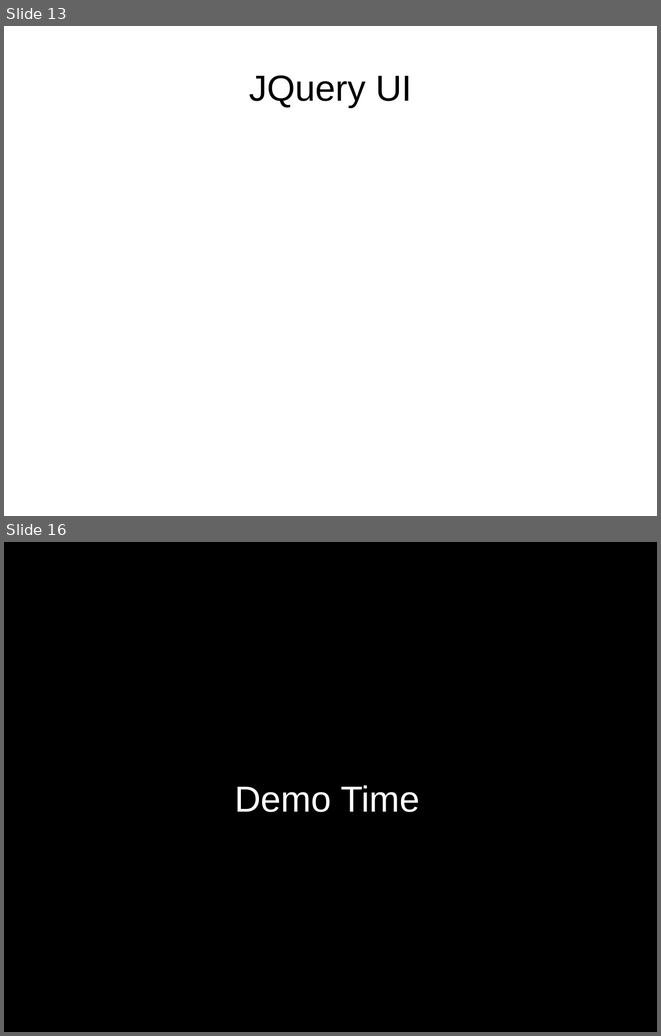
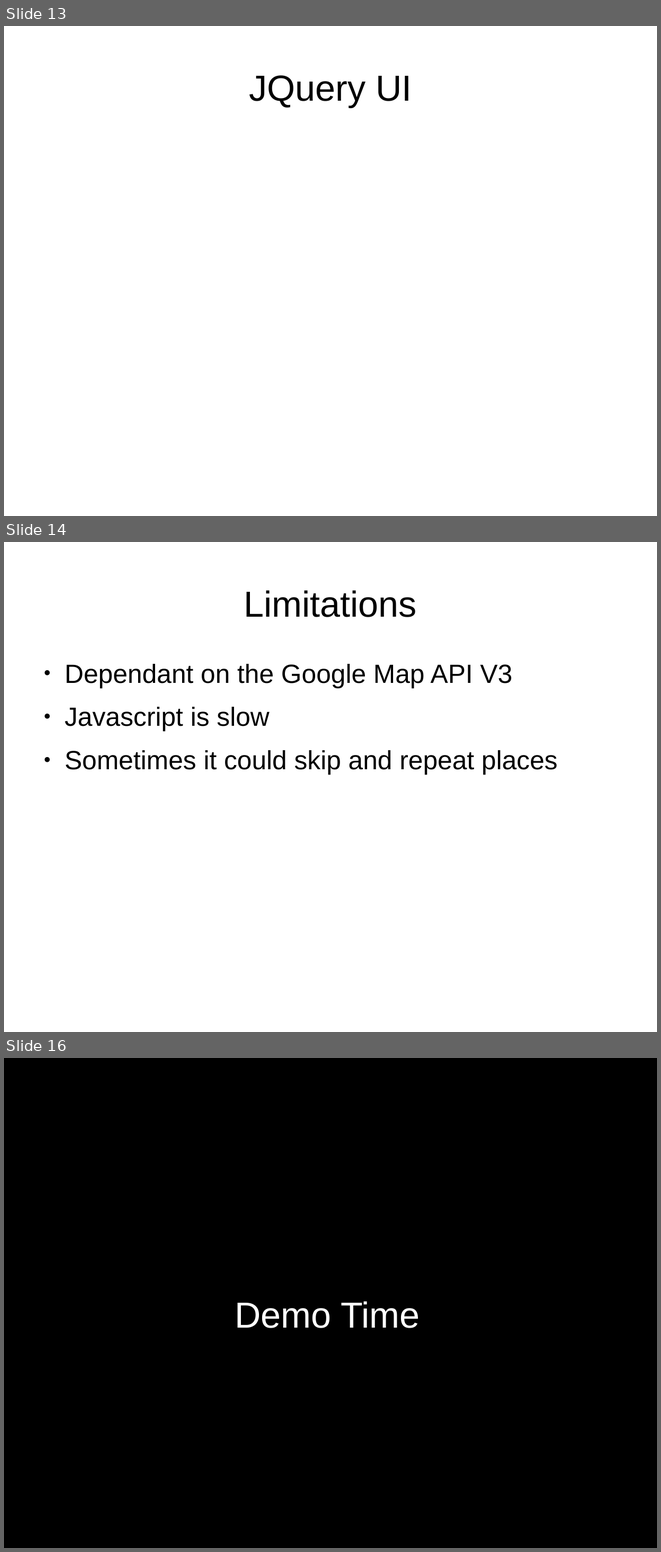
Before and after one commit to fsuarez2005/cosc481-frank-placemap, a slide deck: doc/presentation.odp. Shown one above the other, each under a label of ours: slides 13 and 16 before the commit, slides 13, 14 and 16 after it; the slides between them are not shown. The pictures are 661x1036 and 661x1552 pixels, drawn with LibreOffice and Linux fonts; fonts in the diff are those of the drawing; background and template pictures are left out. Boxes give left, top, right and bottom in pixels: in the first picture for what was removed or moved away, otherwise in the second. Text is boxed around its words. In the diff, an @@ line names an element or a change of style, - is before the commit and + after.

Commit message:
Updated some slide text

```diff
--- a/doc/presentation.odp
+++ b/doc/presentation.odp
@@ slide 14 added at bbox=[4, 542, 657, 1032], background picture (left out) @@
@@ title added at bbox=[244, 590, 416, 617], 44 pt, text #000000 @@
+Limitations
@@ text added at bbox=[64, 664, 558, 774], 32 pt, text #000000 @@
+● Dependant on the Google Map API V3
+● Javascript is slow
+● Sometimes it could skip and repeat places
```
Also in this commit, not shown: 1 other slide added, 2 slides removed.
